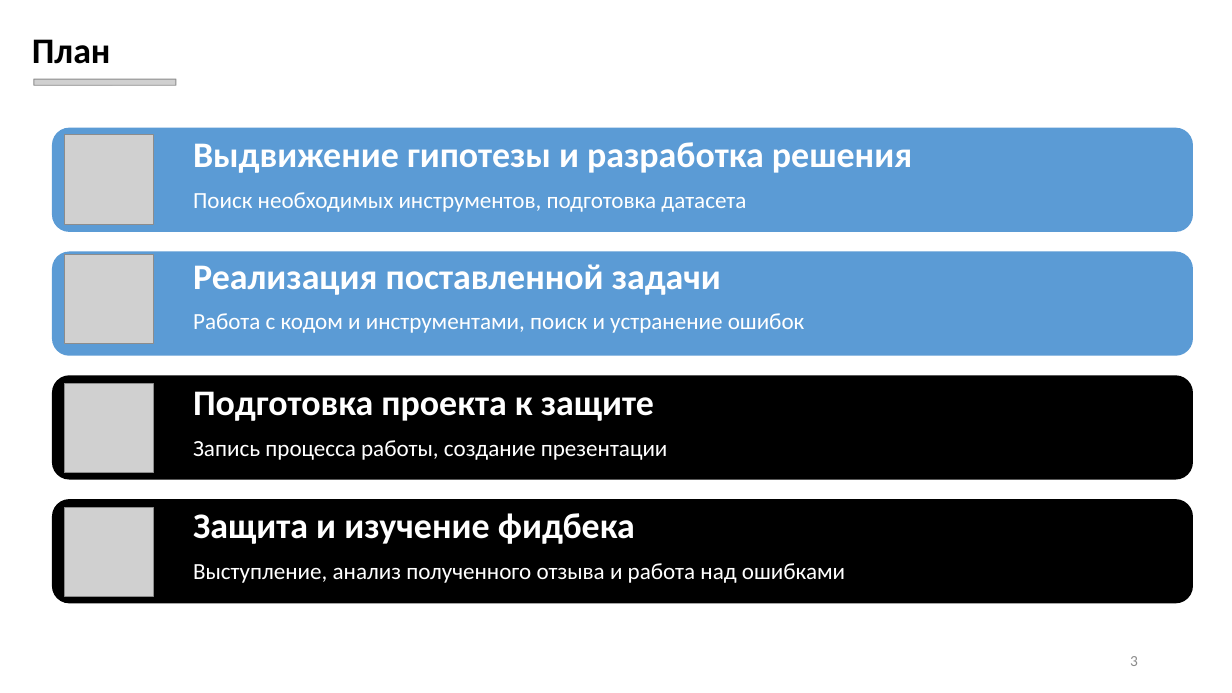
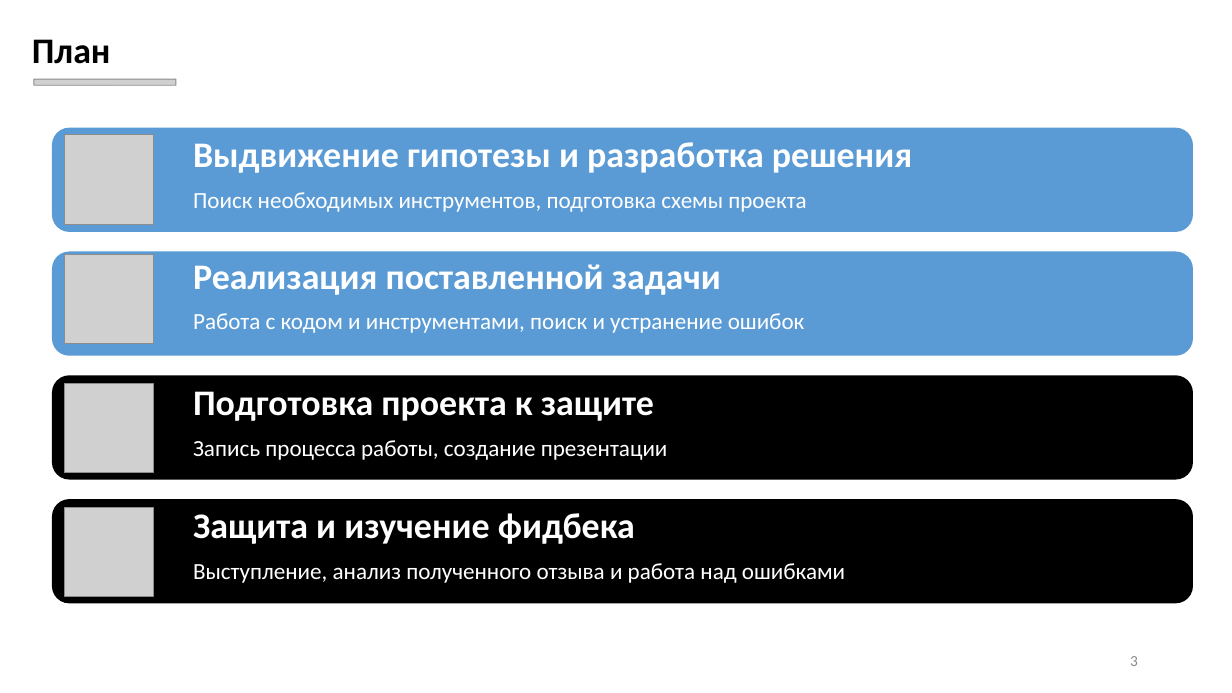
Before and after one commit to JoywireFoxes/BigDataProject2026_IVTiPT, a slide deck: slide 3 of Презентация_Проект_БД.pptx. Drawn at 1232x693 pixels with LibreOffice and Linux fonts; fonts in the diff are those of the drawing; grey boxes stand for pictures; background and template pictures are left out. Boxes give left, top, right and bottom in pixels: in the first picture for what was removed or moved away, otherwise in the second. Text is boxed around its words. In the diff, an @@ line names an element or a change of style, - is before the commit and + after.

```diff
--- a/Презентация_Проект_БД.pptx
+++ b/Презентация_Проект_БД.pptx
@@ text at (193,192,806,212): text changed @@
-Поиск необходимых инструментов, подготовка датасета
+Поиск необходимых инструментов, подготовка схемы проекта
```
Also in this commit, not shown: 1 other slide changed.
